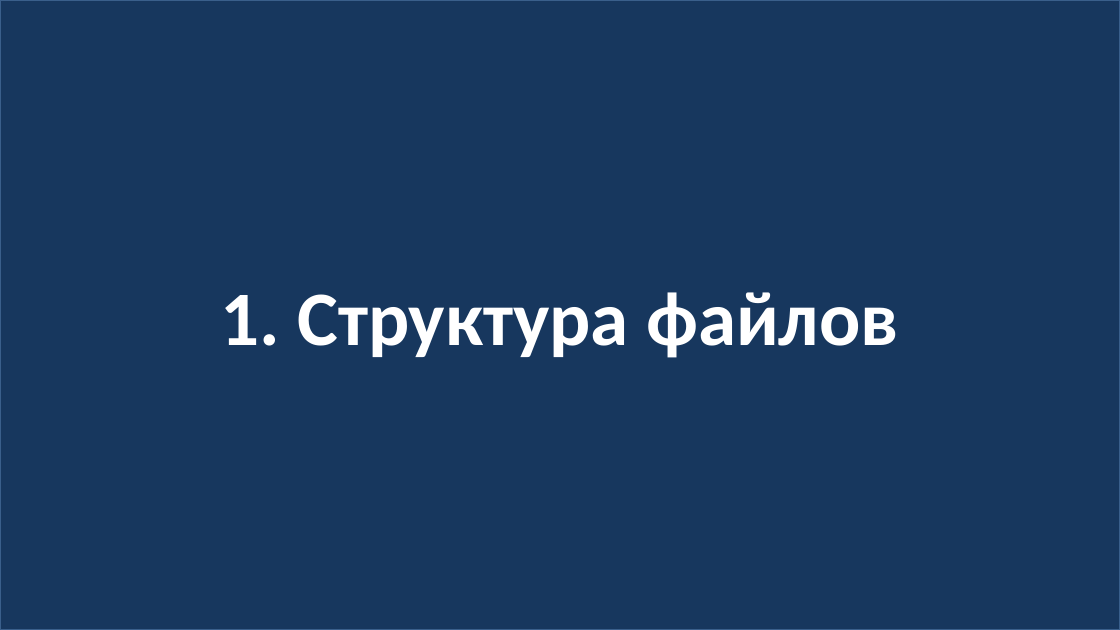
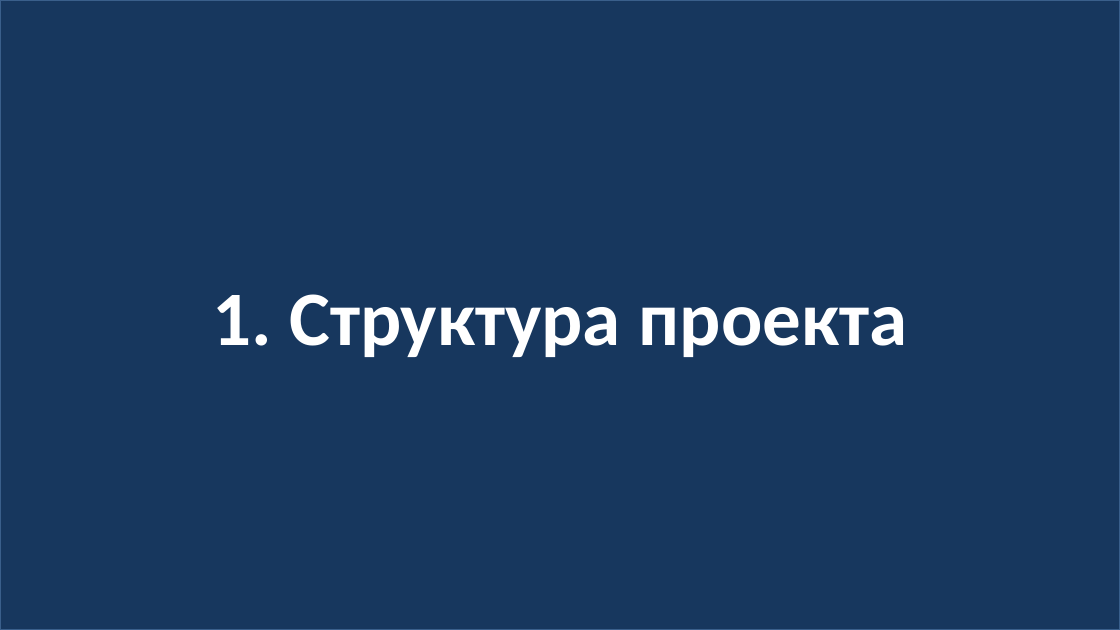
Before and after one commit to web43-ortdnipro/lesson02, a slide deck: slide 4 of lesson02.pptx. Drawn at 1120x630 pixels with LibreOffice and Linux fonts; fonts in the diff are those of the drawing. Boxes give left, top, right and bottom in pixels: in the first picture for what was removed or moved away, otherwise in the second. Text is boxed around its words. In the diff, an @@ line names an element or a change of style, - is before the commit and + after.

```diff
--- a/lesson02.pptx
+++ b/lesson02.pptx
@@ text in rectangle at [213, 294, 907, 357]: text changed @@
-1. Структура файлов
+1. Структура проекта
```
Also in this commit, not shown: 1 other slide changed, 1 other file.
